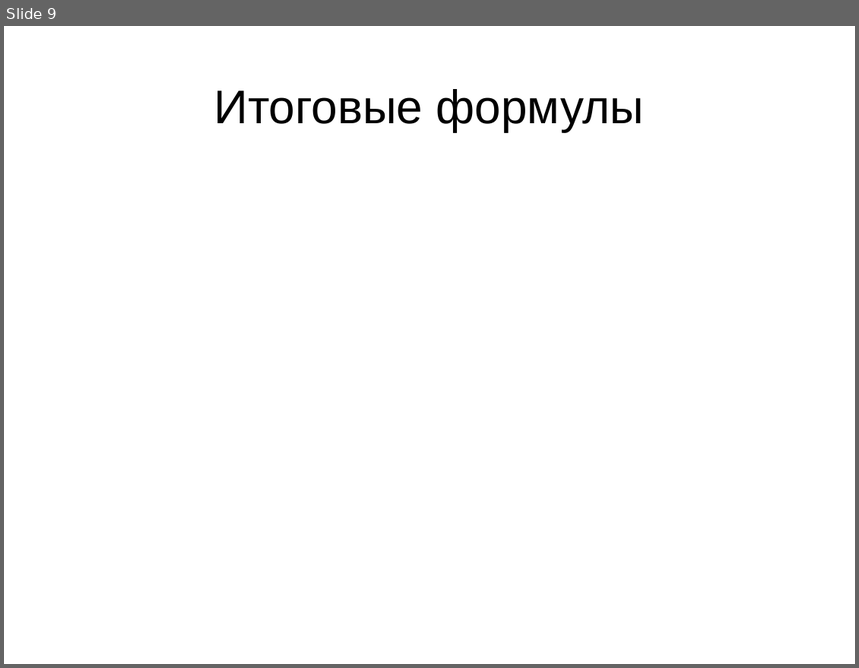
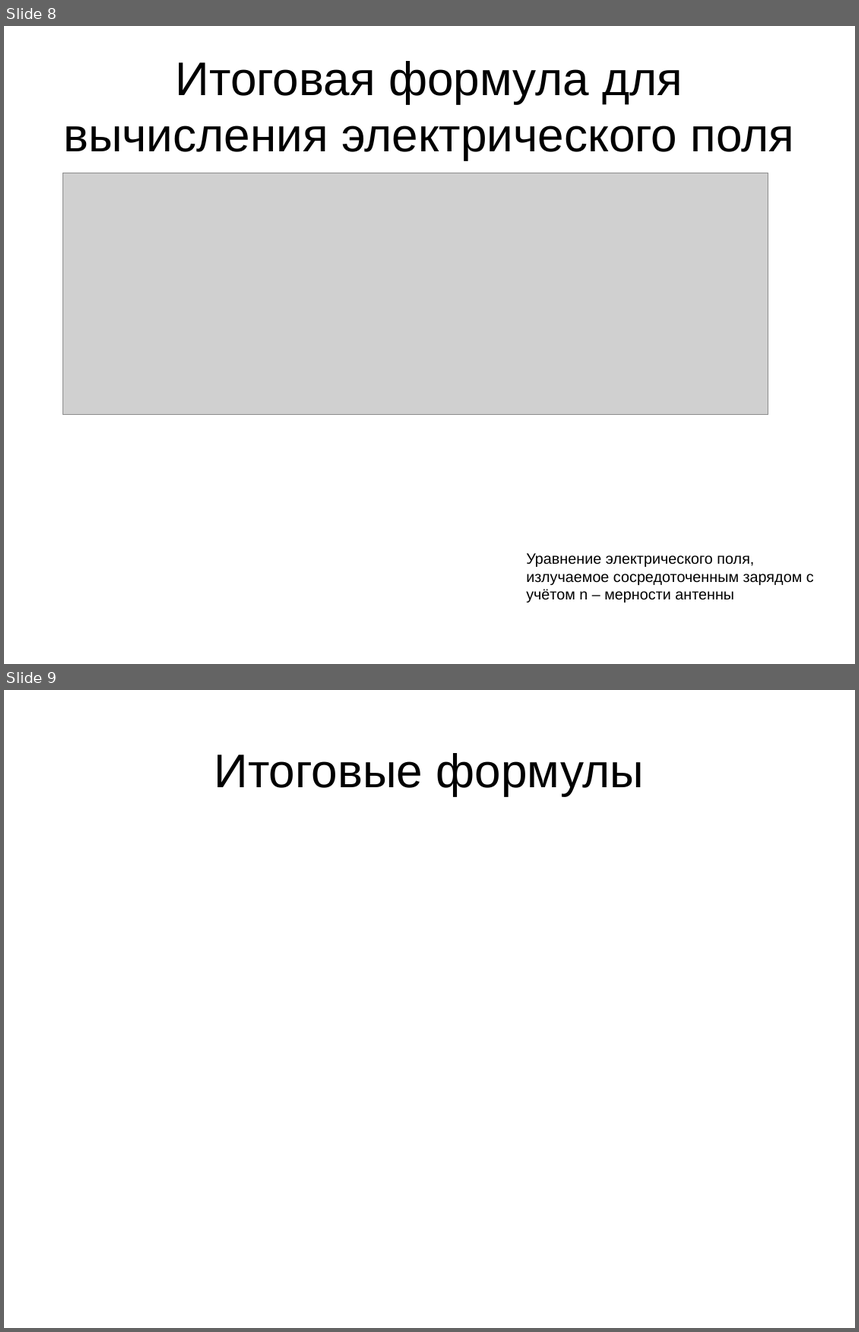
Before and after one commit to demanxd/Disser, a slide deck: Presentaition.odp. Shown one above the other, each under a label of ours: slide 9 before the commit, slides 8 and 9 after it. The pictures are 859x668 and 859x1332 pixels, drawn with LibreOffice and Linux fonts; fonts in the diff are those of the drawing; grey boxes stand for pictures. Boxes give left, top, right and bottom in pixels: in the first picture for what was removed or moved away, otherwise in the second. Text is boxed around its words. In the diff, an @@ line names an element or a change of style, - is before the commit and + after.

Commit message:
second version of presentation, plus some .kra images

```diff
--- a/Presentaition.odp
+++ b/Presentaition.odp
@@ slide 8 added at [4,26,855,664], background #FFFFFF @@
@@ title added at [63,61,795,161], 44 pt, text #000000 @@
+Итоговая формула для вычисления электрического поля
@@ picture added at [63,173,769,415] @@
@@ text added at [526,553,814,603], 14 pt, text #000000 @@
+Уравнение электрического поля, излучаемое сосредоточенным зарядом с учётом n – мерности антенны
```
Also in this commit, not shown: 3 slides changed, 3 other slides added, 4 slides removed, 7 other files.
